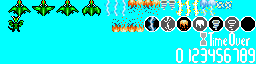
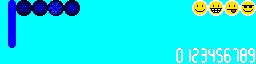
Revision of a layered 256 x 64 image; what changed, layer by layer:
renamed "Hourglass" to "Foreground", painted on it over bbox(8, 0, 256, 48)
removed layer "Time over" over bbox(208, 32, 250, 46)
removed layer "Enemy fire" over bbox(112, 17, 144, 32)
removed layer "Power up" over bbox(144, 16, 256, 32)
removed layer "Ball Lightining" over bbox(216, 1, 232, 9)
removed layer "Firebolt" over bbox(200, 0, 216, 16)
removed layer "Thunderstrike" over bbox(176, 0, 200, 16)
removed layer "Wind" over bbox(160, 0, 176, 10)
removed layer "Fire" over bbox(128, 0, 160, 15)
removed layer "Lightning" over bbox(104, 0, 128, 16)
removed layer "Enemy" over bbox(8, 16, 24, 32)
removed layer "Player" over bbox(8, 0, 101, 16)
